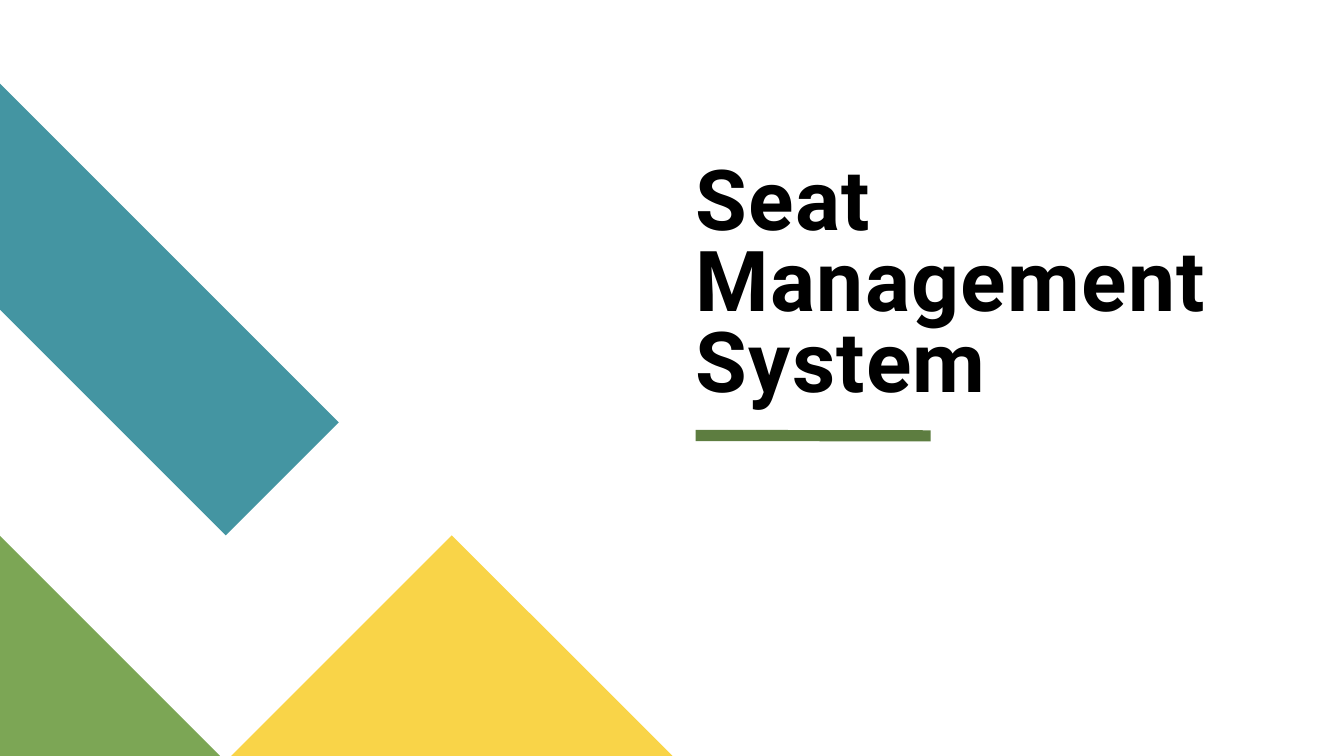
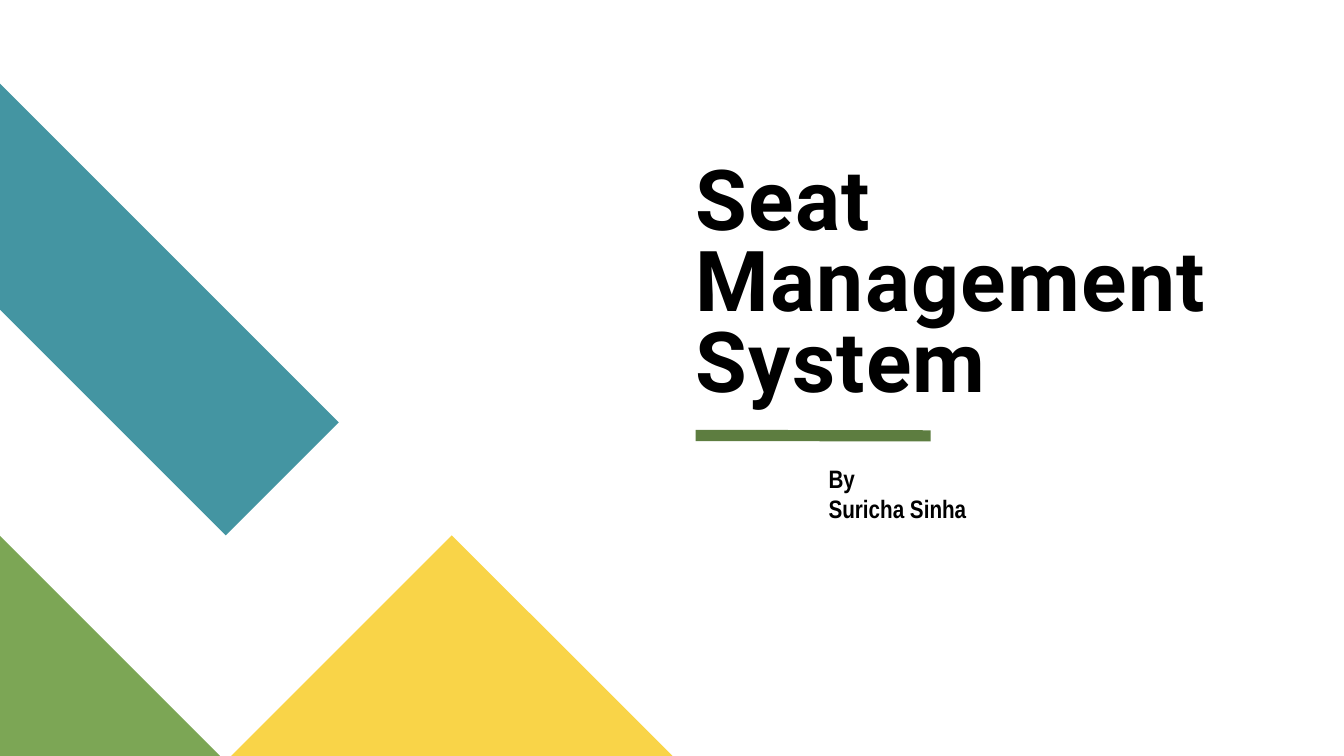
Before and after one commit to SurichaSinha/Seat-Management-System, a slide deck: slide 1 of project-snapshots/ppt/seat-mgmt-system.pptx. Drawn at 1344x756 pixels with LibreOffice and Linux fonts; fonts in the diff are those of the drawing. Boxes give left, top, right and bottom in pixels: in the first picture for what was removed or moved away, otherwise in the second. Text is boxed around its words. In the diff, an @@ line names an element or a change of style, - is before the commit and + after.

Commit message:
Added SeatLayout and Theme Toggle

```diff
--- a/project-snapshots/ppt/seat-mgmt-system.pptx
+++ b/project-snapshots/ppt/seat-mgmt-system.pptx
@@ text added at bbox=[829, 470, 966, 519], 18 pt, text #000000, bold @@
+By
+Suricha Sinha
```
Also in this commit, not shown: 2 other slides changed, 3 slides added, 20 other files.
